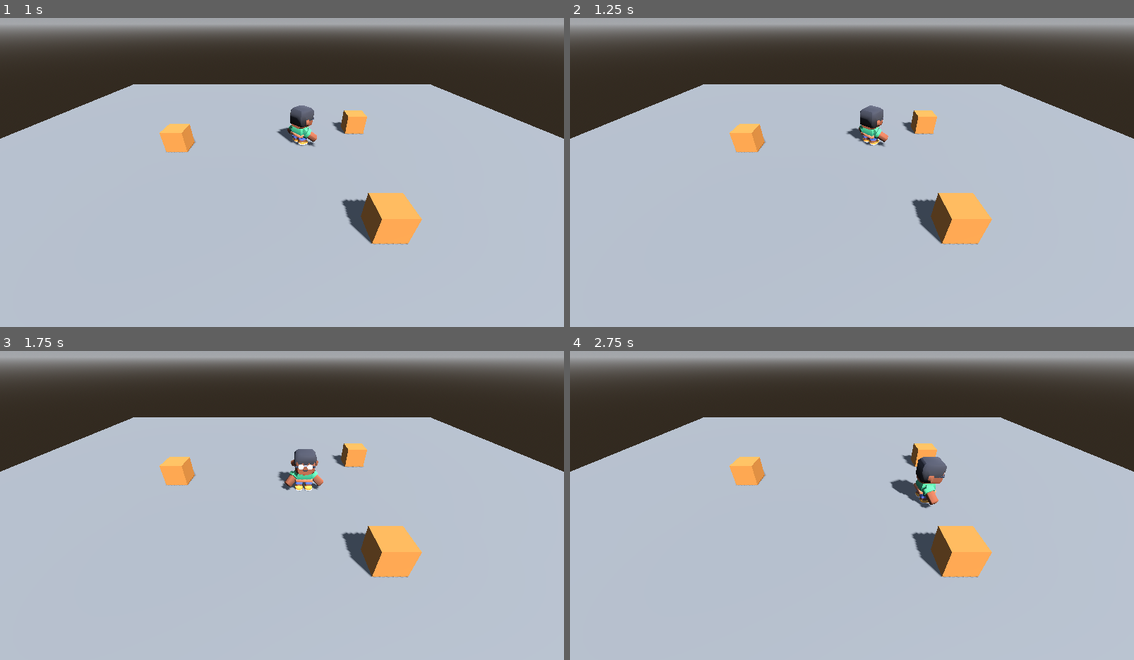
Above: before the commit, frames 1-4 (two rows, left to right).
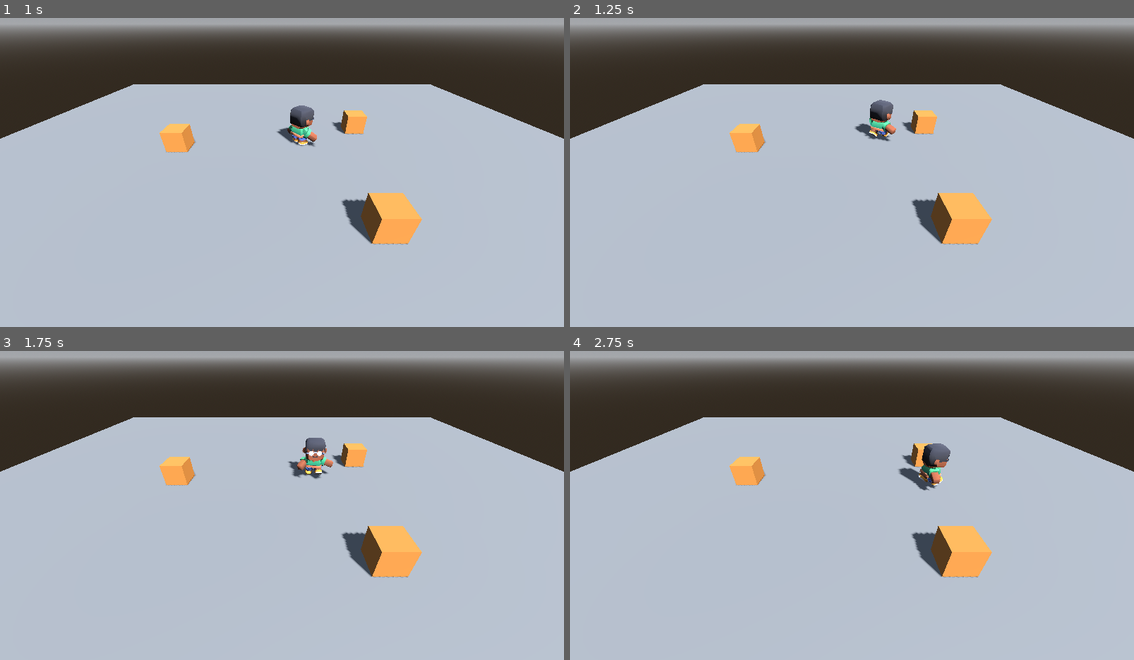
Above: after the commit, the same moments.

Repository: Kirakikiki/Ecos-de-la-madrugada
Game: Godot game, scene res://main.tscn
The game is run twice, just before and just after one commit, with the same random seed, the same clock (stepped at 60 frames per second) and the same inputs.
Inputs:
- Up to frame 1 (1 s): hold D (move_right) from 0.53 s (still down); tap Ctrl (rodar, bound only after the commit) at 0.6 s
- Up to frame 2 (1.25 s): keep holding D (move_right)
- Up to frame 3 (1.75 s): release D (move_right) at 1.28 s; hold S (move_down) from 1.28 s (still down); tap Shift (correr) at 1.35 s; tap Ctrl (rodar, bound only after the commit) at 1.55 s
- Up to frame 4 (2.75 s): release S (move_down) at 2.03 s; hold D (move_right) from 2.03 s (still down); tap Ctrl (rodar, bound only after the commit) at 2.1 s

Frame 1 is identical in both runs. In frame 2, 0.8% of the frame differs, in the area x 48-58%, y 26-42%; in frame 3, 1.0%; in frame 4, 1.2%, in the area x 56-68%, y 29-51%.

Commit message:
T7 N1 - Tarea B - el nodo de la accion

Diff:
--- a/main.tscn
+++ b/main.tscn
@@ -2,6 +2,7 @@
 
 [ext_resource type="Script" uid="uid://cchv43eug6720" path="res://personaje.gd" id="1_pj"]
 [ext_resource type="PackedScene" uid="uid://bkmexfnojlmxi" path="res://personaje/character-male-a.glb" id="2_modelo"]
+[ext_resource type="Script" uid="uid://67g8ul8ywidy" path="res://rodar.gd" id="3_h2yge"]
 
 [sub_resource type="ProceduralSkyMaterial" id="CieloMat"]
 
@@ -86,7 +87,8 @@
 script = ExtResource("1_pj")
 camara = NodePath("../Camera3D")
 speed_correr = 3.0
-prueba = 5
+prueba = 3
+accion_prueba = "silencio"
 
 [node name="CollisionShape3D" type="CollisionShape3D" parent="Personaje" unique_id=1111135611]
 transform = Transform3D(1, 0, 0, 0, 1, 0, 0, 0, 1, 0, 0.875, 0)
@@ -94,3 +96,6 @@
 
 [node name="Modelo" parent="Personaje" unique_id=240979979 instance=ExtResource("2_modelo")]
 transform = Transform3D(-2.6, 0, 0, 0, 2.6, 0, 0, 0, -2.6, 0, 0, 0)
+
+[node name="rodar" type="Node" parent="Personaje" unique_id=857137045]
+script = ExtResource("3_h2yge")
--- a/project.godot
+++ b/project.godot
@@ -14,6 +14,10 @@
 run/main_scene="res://main.tscn"
 config/features=PackedStringArray("4.7", "GL Compatibility")
 config/icon="res://icon.svg"
+
+[dotnet]
+
+project/assembly_name="Juego del equipo (3D)"
 
 [input]
 
@@ -46,6 +50,16 @@
 "events": [Object(InputEventKey,"resource_local_to_scene":false,"resource_name":"","device":-1,"window_id":0,"alt_press …(195 unchanged characters)…
 ]
 }
+rodar={
+"deadzone": 0.2,
+"events": [Object(InputEventKey,"resource_local_to_scene":false,"resource_name":"","device":-1,"window_id":0,"alt_pressed":false,"shift_pressed":false,"ctrl_pressed":false,"meta_pressed":false,"pressed":false,"keycode":0,"physical_keycode":4194326,"key_label":0,"unicode":0,"location":0,"echo":false,"script":null)
+]
+}
+silencio={
+"deadzone": 0.2,
+"events": [Object(InputEventKey,"resource_local_to_scene":false,"resource_name":"","device":-1,"window_id":0,"alt_pressed":false,"shift_pressed":false,"ctrl_pressed":false,"meta_pressed":false,"pressed":false,"keycode":0,"physical_keycode":81,"key_label":0,"unicode":113,"location":0,"echo":false,"script":null)
+]
+}
 
 [physics]
 
--- /dev/null
+++ b/rodar.gd
@@ -0,0 +1,11 @@
+extends Node
+
+@export var tecla = "rodar"
+@onready var pj = get_parent()
+
+var usos = 0
+
+func _physics_process(delta):
+	if Input.is_action_just_pressed(tecla):
+		usos += 1
+		print("empieza: ", tecla, " · uso número ", usos)
Not shown, added: rodar.gd.uid
